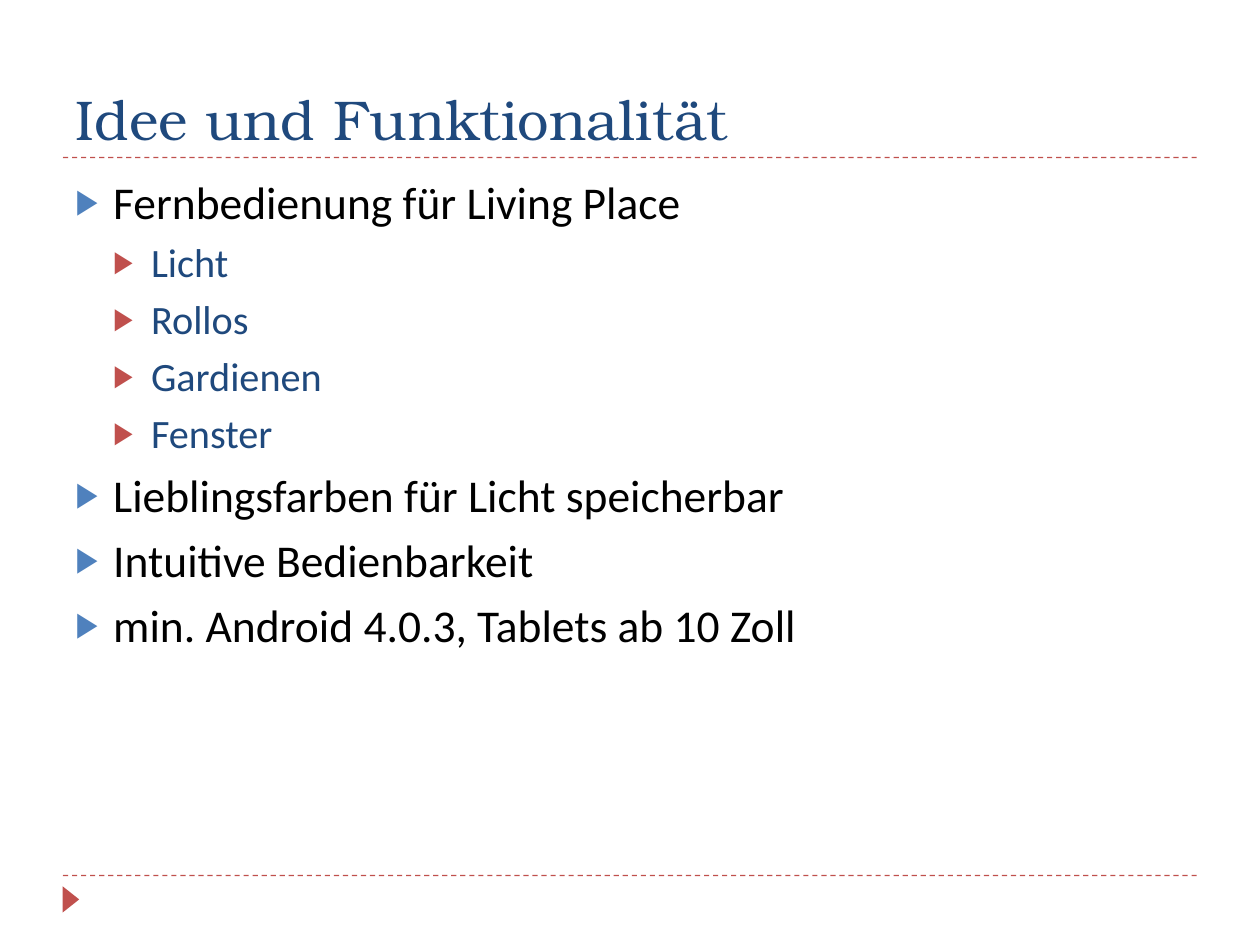
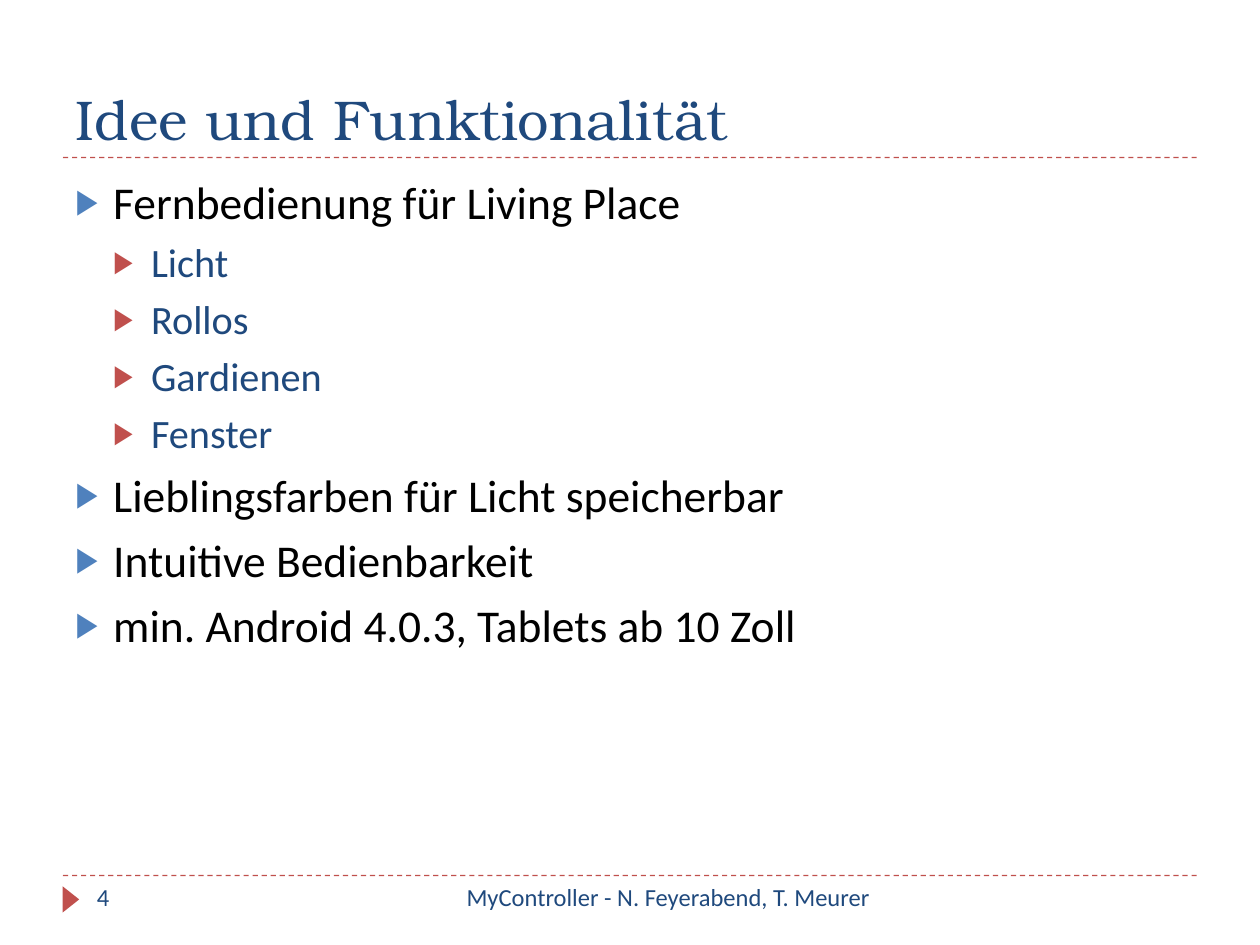
Before and after one commit to iBot/WP_SHC, a slide deck: slide 4 of dokumente/Präsentation/MyController.pptx (slide 3 before the commit). Drawn at 1260x945 pixels with LibreOffice and Linux fonts; fonts in the diff are those of the drawing. Boxes give left, top, right and bottom in pixels: in the first picture for what was removed or moved away, otherwise in the second. Text is boxed around its words. In the diff, an @@ line names an element or a change of style, - is before the commit and + after.

```diff
--- a/dokumente/Präsentation/MyController.pptx
+++ b/dokumente/Präsentation/MyController.pptx
@@ page number added at [97, 890, 109, 906], 14 pt, text #1F497D @@
+4
@@ text added at [467, 889, 869, 910], 14 pt, text #1F497D @@
+MyController - N. Feyerabend, T. Meurer
```
Also in this commit, not shown: 6 other slides changed, 12 slides added, 1 slide removed, 1 other file.
